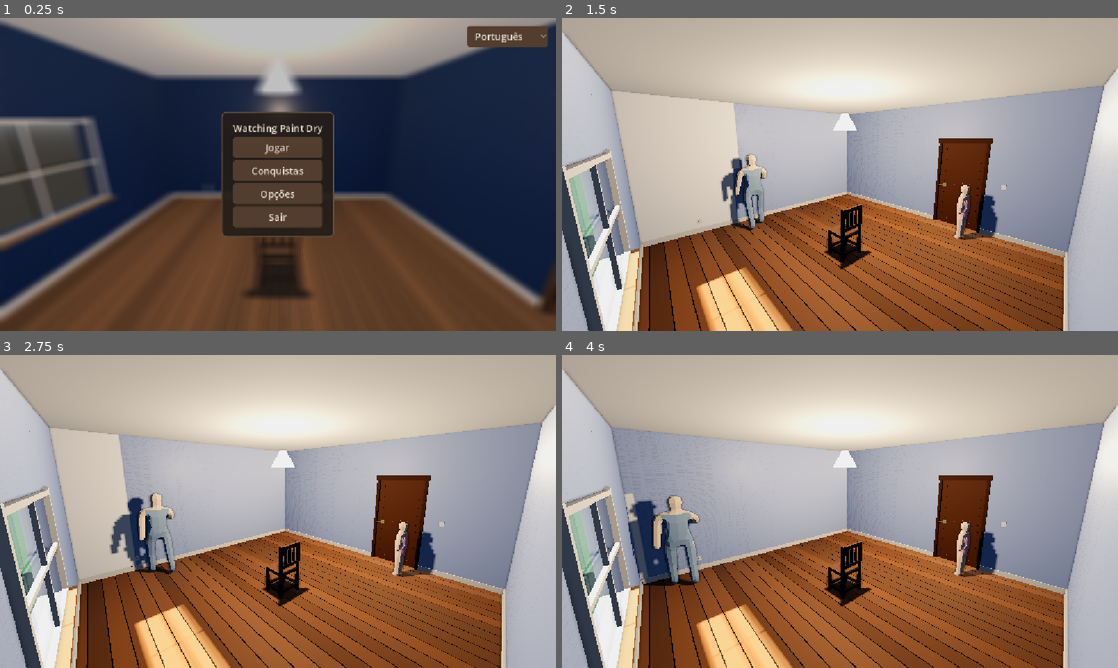
Above: before the commit, frames 1-4 (two rows, left to right).
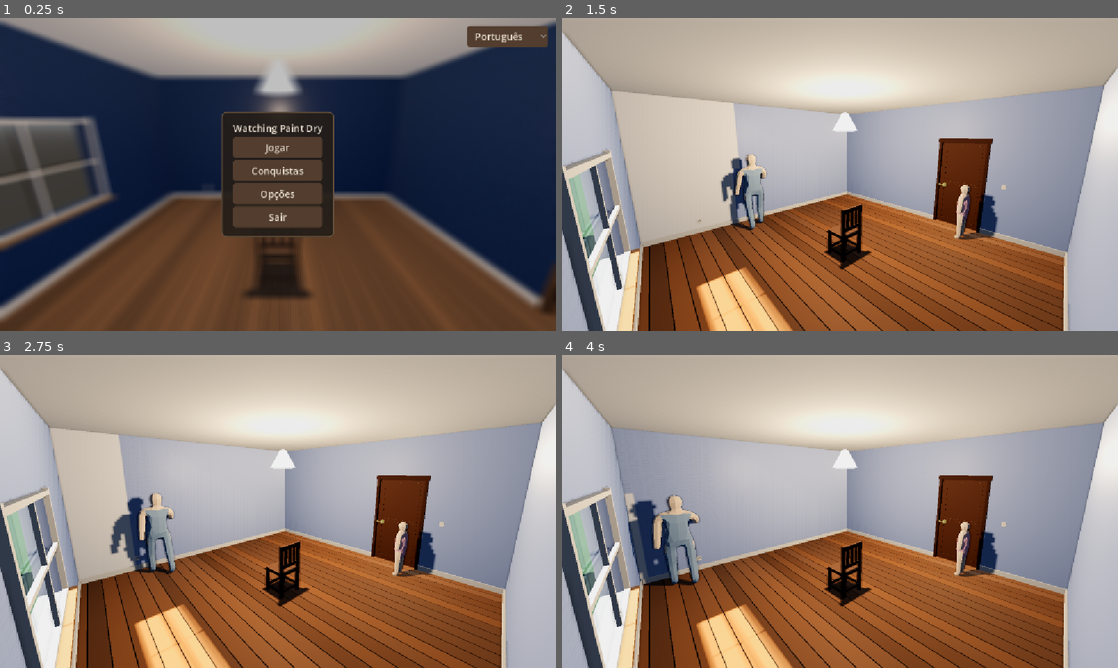
Above: after the commit, the same moments.

Repository: CaioLeonardoSch/watching-paint-dry
Game: Godot game, scene res://scenes/menu_principal.tscn
Two runs of this game, one before a commit and one after it. Both use one fixed random seed, a clock stepped at 60 frames per second and the inputs below.
Inputs (mouse positions are in pixels of both pictures, inside the frame that each line leads up to):
- Up to frame 1 (0.25 s): no input
- Up to frame 2 (1.5 s): click "Jogar" at 0.5 s; click "Normal" at 1.25 s
- Up to frame 3 (2.75 s): move the mouse to (400, 495) at 2.02 s
- Up to frame 4 (4 s): move the mouse to (728, 527) at 2.77 s; move the mouse to (895, 442) at 3.52 s

The runs differ from the first frame. In frame 2, 3.6% of the frame differs, in the area x 0-100%, y 9-100%; in frame 3, 3.6%; in frame 4, 3.6%.

Commit message:
feat: nitidez G5 — supersampling 2x, debanding, fwidth na marca do rolo

Diff:
--- a/project.godot
+++ b/project.godot
@@ -55,4 +55,30 @@
 [rendering]
 
 rendering_device/driver.windows="d3d12"
+
+; ── Nitidez (Fase G5) ────────────────────────────────────────────────────
+; MSAA sozinho nao resolvia o problema daqui: ele amostra COBERTURA, entao
+; suaviza silhueta e passa reto pelo que cintila por sombreamento — o realce
+; especular das pecas fininhas (fresta de 1,2 cm do assoalho, macaneta, cruz
+; da janela) e o shader da tinta. Supersampling resolve sombreamento.
+;
+; ⚠️ scale=2.0, NAO 1.5. O plano pedia 1.5; medido contra uma referencia
+; supersampleada 3x, 1.5 quase nao serve (erro 0.143 contra 0.173 de nao fazer
+; nada) e 2.0 da' 0.035 — 4x melhor. O motivo e' o filtro: o downsample do
+; Godot e' bilinear, e so' em 2.0 os 4 taps caem simetricos e ele vira uma
+; media de caixa 2x2 de verdade. Em 1.5 as amostras nao alinham com a grade
+; de texels e sobra aliasing. Nao trocar por um numero "intermediario".
+scaling_3d/scale=2.0
+; MSAA 4x se paga mesmo por cima do supersampling: erro 0.105 -> 0.034 por
+; 0.32 ms (10% do quadro). 8x nao foi testado junto porque 4x ja' empata com
+; a referencia. Custo total: 3,5 ms/quadro, ~288 fps — 4,8x o orcamento.
 anti_aliasing/quality/msaa_3d=2
+; A parede e' um gradiente lento de uma cor so' ocupando meia tela: pior caso
+; possivel pra quantizacao de 8 bits. Sem isto, 39% das linhas da parede eram
+; faixas chapadas; com, nenhuma. E' o item mais barato da lista.
+anti_aliasing/quality/use_debanding=true
+; FXAA e TAA ficaram DE FORA de proposito, os dois medidos e reprovados:
+; FXAA piorou a imagem (erro 0.241, pior que nao fazer nada — ele borra pra
+; longe da verdade em vez de resolver detalhe); TAA fantasmou e apagou a marca
+; do rolo na parede, que e' o assunto do jogo. msaa_2d fica em 0: a UI nao
+; serrilha (conferido no menu). Ver PLANO-SECAGEM-E-QUARTO.md 7.5.
--- a/scripts/porta.gd
+++ b/scripts/porta.gd
@@ -106,7 +106,11 @@
 	var mat := StandardMaterial3D.new()
 	mat.albedo_color = Color(0.72, 0.66, 0.42)  # latão
 	mat.metallic     = 0.9
-	mat.roughness    = 0.35
+	# 0.45, não 0.35: a haste tem 2,8 cm e ocupa fração de pixel a 3 m. Com
+	# roughness baixo o realce especular aparecia e sumia entre frames, e MSAA
+	# não pega isso (ele amostra cobertura, não sombreamento). Latão fosco
+	# continua lendo como latão. Mesma lição que fez o normal map do teto sair.
+	mat.roughness    = 0.45
 
 	# Maçaneta fica na borda livre da folha (longe da dobradiça), dos dois lados
 	_macaneta.position = Vector3(0, -0.05, -0.35)
--- a/shaders/tinta_secando.gdshader
+++ b/shaders/tinta_secando.gdshader
@@ -102,15 +102,29 @@
 	float seco_brilho = smoothstep(0.02, 0.30, fracao);
 	float seco_cor    = smoothstep(0.22, 0.95, fracao);
 
+	// ── Nitidez: quantos texels da máscara cabem num pixel ─────────
+	// A máscara tem ~146 px/m e o `DrawableTexture2D` NÃO tem mipmap, então
+	// `filter_linear` não filtra nada quando o pixel fica maior que o texel —
+	// e aí a marca do rolo cintila e as faixas de 17 cm fazem moiré. `fwidth`
+	// mede a derivada do UV por pixel, que é exatamente a conta de Nyquist.
+	// Onde um pixel cobre mais de um texel, o detalhe some. É o que um mipmap
+	// faria; como não temos um, apagamos o detalhe na mão (Fase G5).
+	vec2 tam_mascara = vec2(textureSize(mascara_recente, 0));
+	float texels_por_pixel = length(fwidth(uv) * tam_mascara);
+	float nitidez = clamp(1.0 / max(texels_por_pixel, 0.001), 0.0, 1.0);
+
 	// ── Lap mark ───────────────────────────────────────────────────
 	// Onde pincelada nova encostou em tinta já secando, fica uma linha. Isso
 	// é um degrau no instante: dois pontos vizinhos pintados em momentos bem
 	// distantes. Sai de graça do gradiente da máscara recente.
-	vec2 texel = 1.0 / vec2(textureSize(mascara_recente, 0));
+	vec2 texel = 1.0 / tam_mascara;
 	float r_dx = texture(mascara_recente, uv + vec2(texel.x, 0.0)).r - rec.r;
 	float r_dy = texture(mascara_recente, uv + vec2(0.0, texel.y)).r - rec.r;
 	float salto = length(vec2(r_dx, r_dy)) * janela_demao;
-	float lap = smoothstep(limiar_lap, limiar_lap * 2.0, salto) * cobertura;
+	// A diferença finita acima é derivada de textura por pixel multiplicando um
+	// smoothstep estreito — gerador clássico de aliasing. `nitidez` desliga ela
+	// justamente onde ela não teria como estar certa.
+	float lap = smoothstep(limiar_lap, limiar_lap * 2.0, salto) * cobertura * nitidez;
 
 	// ── Cor ────────────────────────────────────────────────────────
 	// Látex seca MAIS ESCURO que molhado: o véu leitoso do ligante some e
@@ -125,7 +139,7 @@
 	// parede de virar cor chapada no instante em que uma demão começa: a
 	// camada de baixo continua exibindo o relevo que ela deixou.
 	// `relevo` só aparece depois de secar — tinta molhada escorre e nivela.
-	float marca = (relevo - 0.5) * forca_marca * suavidade_demao;
+	float marca = (relevo - 0.5) * forca_marca * suavidade_demao * nitidez;
 	vec3 base_anterior = cor_anterior.rgb * (1.0 - marca);
 	cor_nova *= (1.0 - marca * seco_cor);
 
Not shown, changed: PLANO-SECAGEM-E-QUARTO.md
Not shown, changed: PROJETO.md
